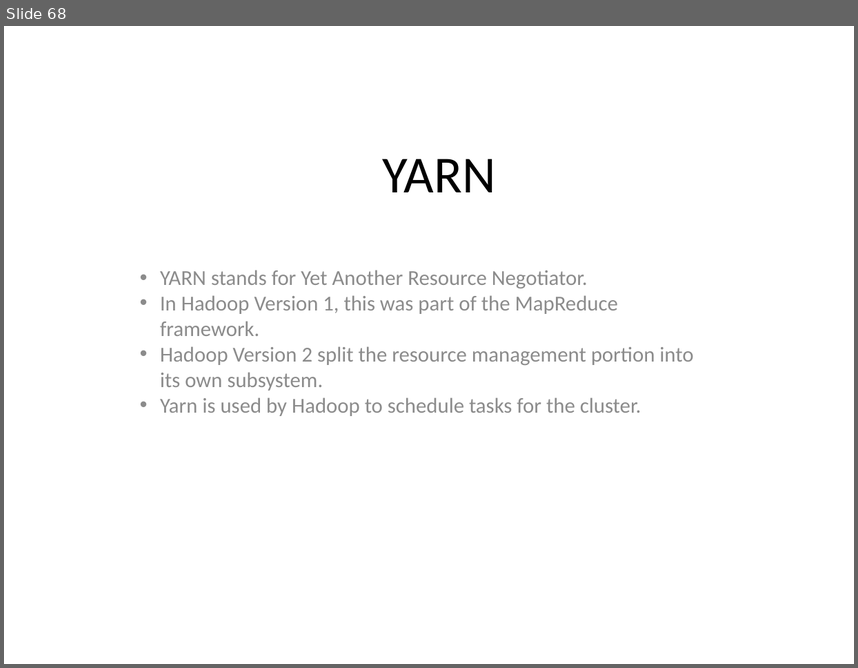
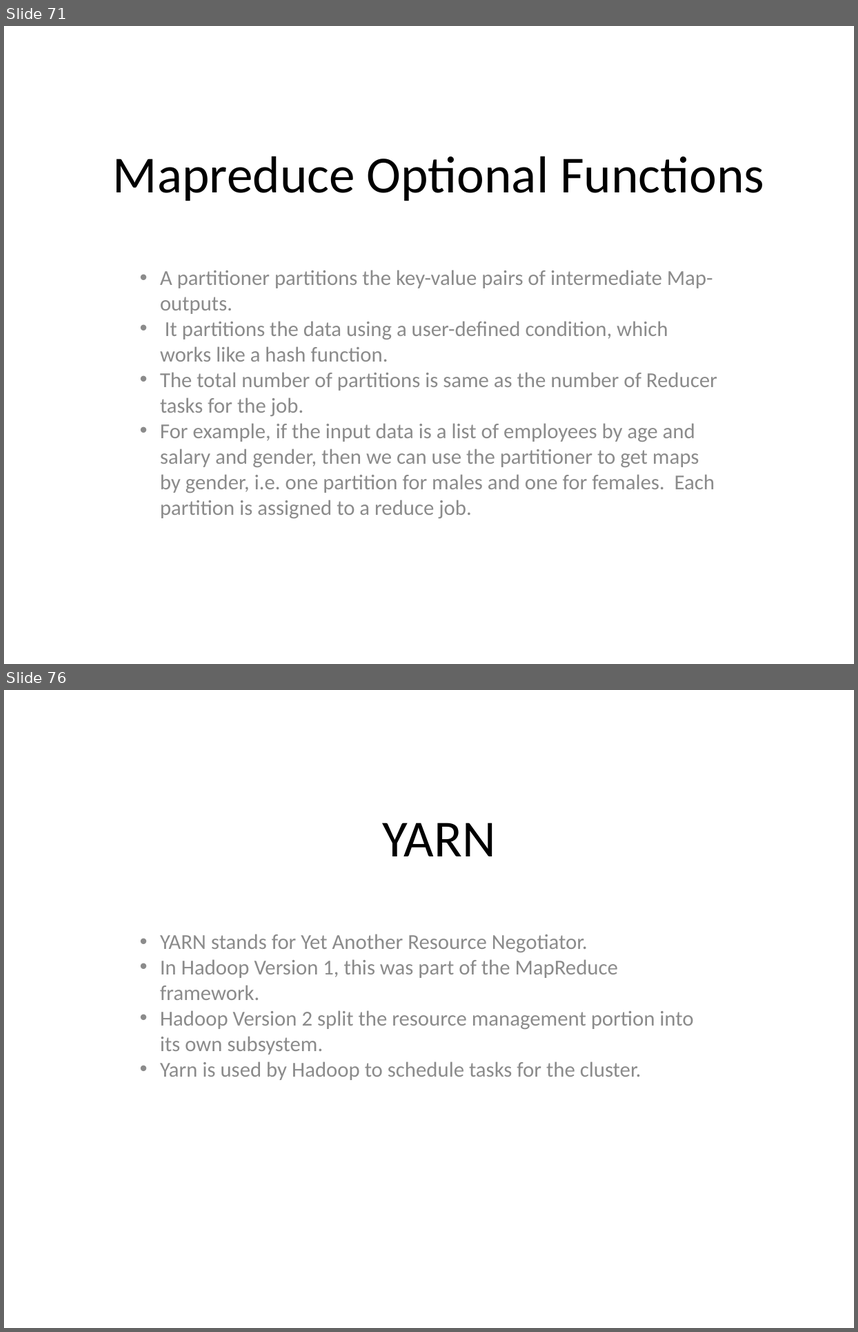
Before and after one commit to redmage123/hadoop, a slide deck: slides/The need for Big Data.pptx. Shown one above the other, each under a label of ours: slide 68 before the commit, slides 71 and 76 after it; the slides between them are not shown. The pictures are 858x668 and 858x1332 pixels, drawn with LibreOffice and Linux fonts; fonts in the diff are those of the drawing. Boxes give left, top, right and bottom in pixels: in the first picture for what was removed or moved away, otherwise in the second. Text is boxed around its words. In the diff, an @@ line names an element or a change of style, - is before the commit and + after.

Commit message:
Added sections on partioners and combiner functions in the slide show and PDF

```diff
--- a/slides/The need for Big Data.pptx
+++ b/slides/The need for Big Data.pptx
@@ slide 71 added at bbox=[4, 26, 854, 664], background #FFFFFF @@
@@ text added at bbox=[113, 156, 764, 201], 44 pt, text #000000 @@
+Mapreduce Optional Functions
@@ text added at bbox=[160, 270, 717, 518], 18 pt, text #8B8B8B @@
+• A partitioner partitions the key-value pairs of intermediate Map-outputs.
+• It partitions the data using a user-defined condition, which works like a hash function.
+• The total number of partitions is same as the number of Reducer tasks for the job.
+• For example, if the input data is a list of employees by age and salary and gender, then we can use the partitioner to get maps by gender, i.e. one partition for males and one for females. Each partition is assigned to a reduce job.
@@ what was slide 68 is now slide 76 @@
```
Also in this commit, not shown: 7 other slides added, 4 other files.
